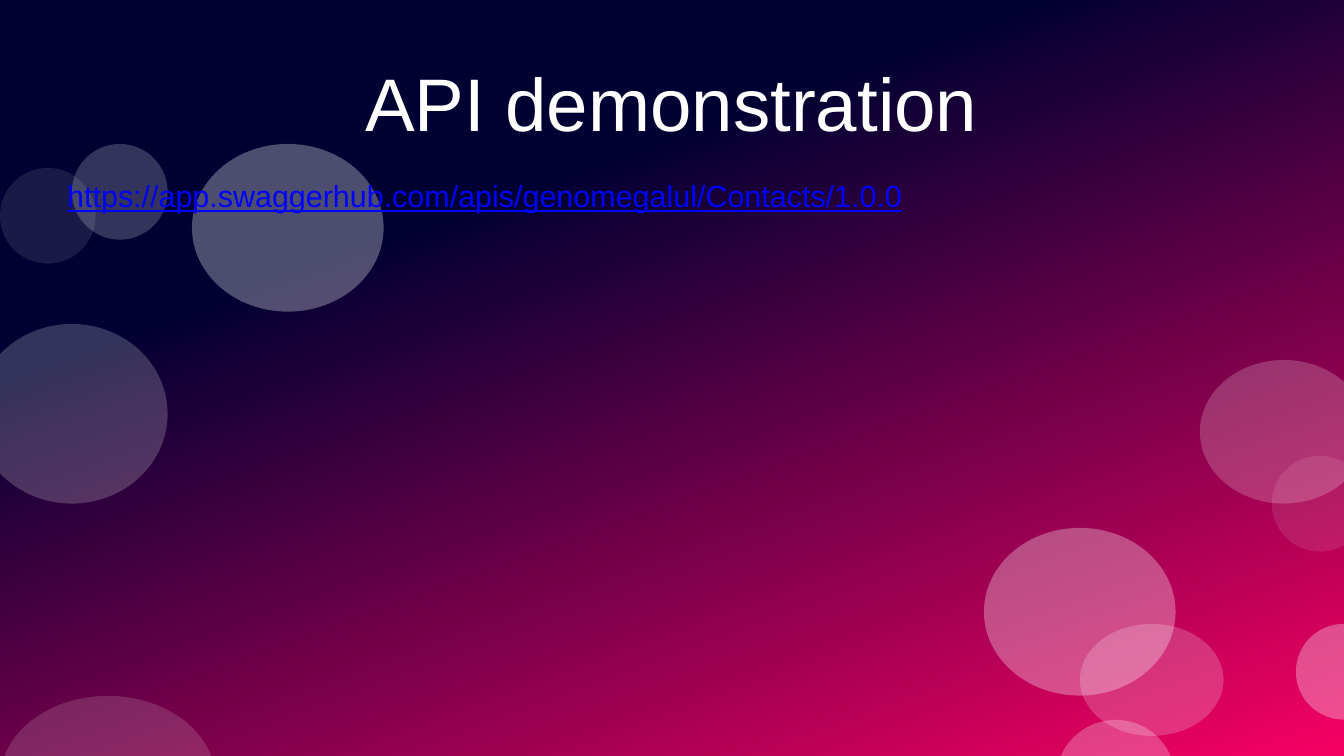
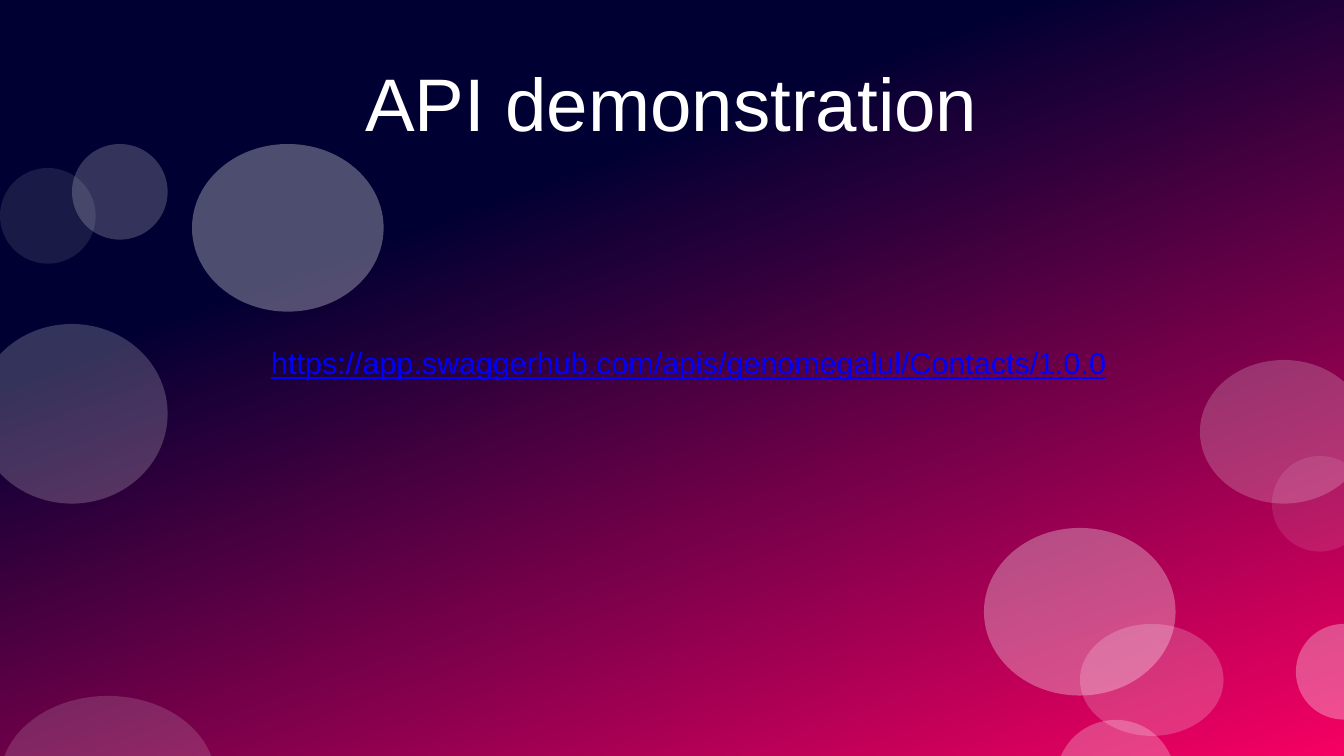
Before and after one commit to PrototypeProto/COP_4331_Small-Project, a slide deck: slide 18 of Pres.pptx. Drawn at 1344x756 pixels with LibreOffice and Linux fonts; fonts in the diff are those of the drawing. Boxes give left, top, right and bottom in pixels: in the first picture for what was removed or moved away, otherwise in the second. Text is boxed around its words. In the diff, an @@ line names an element or a change of style, - is before the commit and + after.

```diff
--- a/Pres.pptx
+++ b/Pres.pptx
@@ text "https://app.swaggerhub.com/apis/genomegalul/Contacts/1.0.0": place and size @@
-text "https://app.swaggerhub.com/apis/genomegalul/Contacts/1.0.0" at [67,183,902,213]
+text "https://app.swaggerhub.com/apis/genomegalul/Contacts/1.0.0" at [271,350,1106,380]
```
Also in this commit, not shown: 14 other slides changed, 2 slides added, 2 slides removed.
